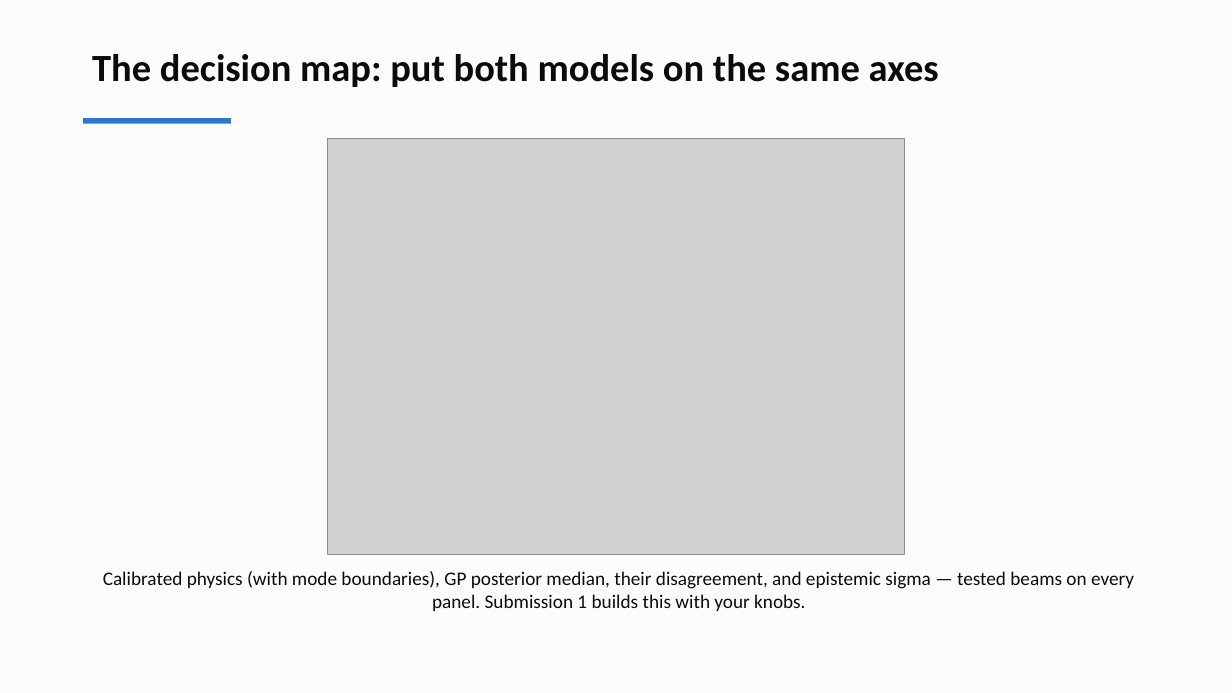
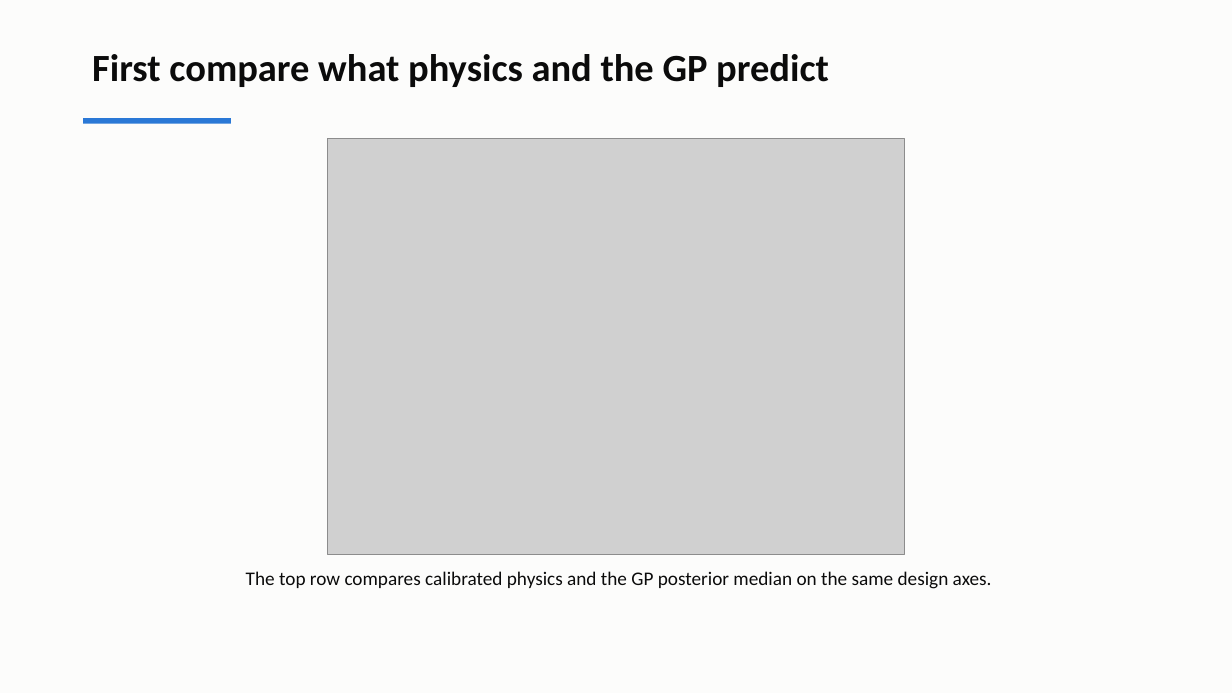
Before and after one commit to andrewvoss8-boop/core-me-data-science-activities-public, a slide deck: slide 20 of me323/Module1_drafts/ME323_Module1_Lecture2.pptx. Drawn at 1232x693 pixels with LibreOffice and Linux fonts; fonts in the diff are those of the drawing; grey boxes stand for pictures. Boxes give left, top, right and bottom in pixels: in the first picture for what was removed or moved away, otherwise in the second. Text is boxed around its words. In the diff, an @@ line names an element or a change of style, - is before the commit and + after.

```diff
--- a/me323/Module1_drafts/ME323_Module1_Lecture2.pptx
+++ b/me323/Module1_drafts/ME323_Module1_Lecture2.pptx
@@ text at box(92, 54, 829, 87): text changed @@
-The decision map: put both models on the same axes
+First compare what physics and the GP predict
@@ text at box(246, 571, 992, 589): text changed @@
-Calibrated physics (with mode boundaries), GP posterior median, their disagreement, and epistemic sigma — tested beams on every panel. Submission 1 builds this with your knobs.
+The top row compares calibrated physics and the GP posterior median on the same design axes.
```
Also in this commit, not shown: 10 other slides changed, 6 slides added, 5 slides removed, 9 other files.
